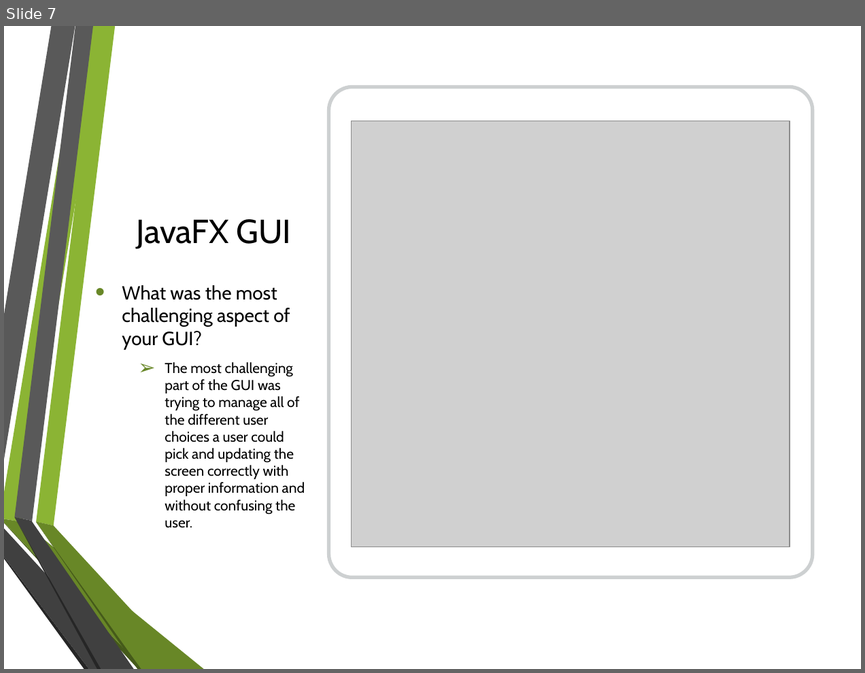
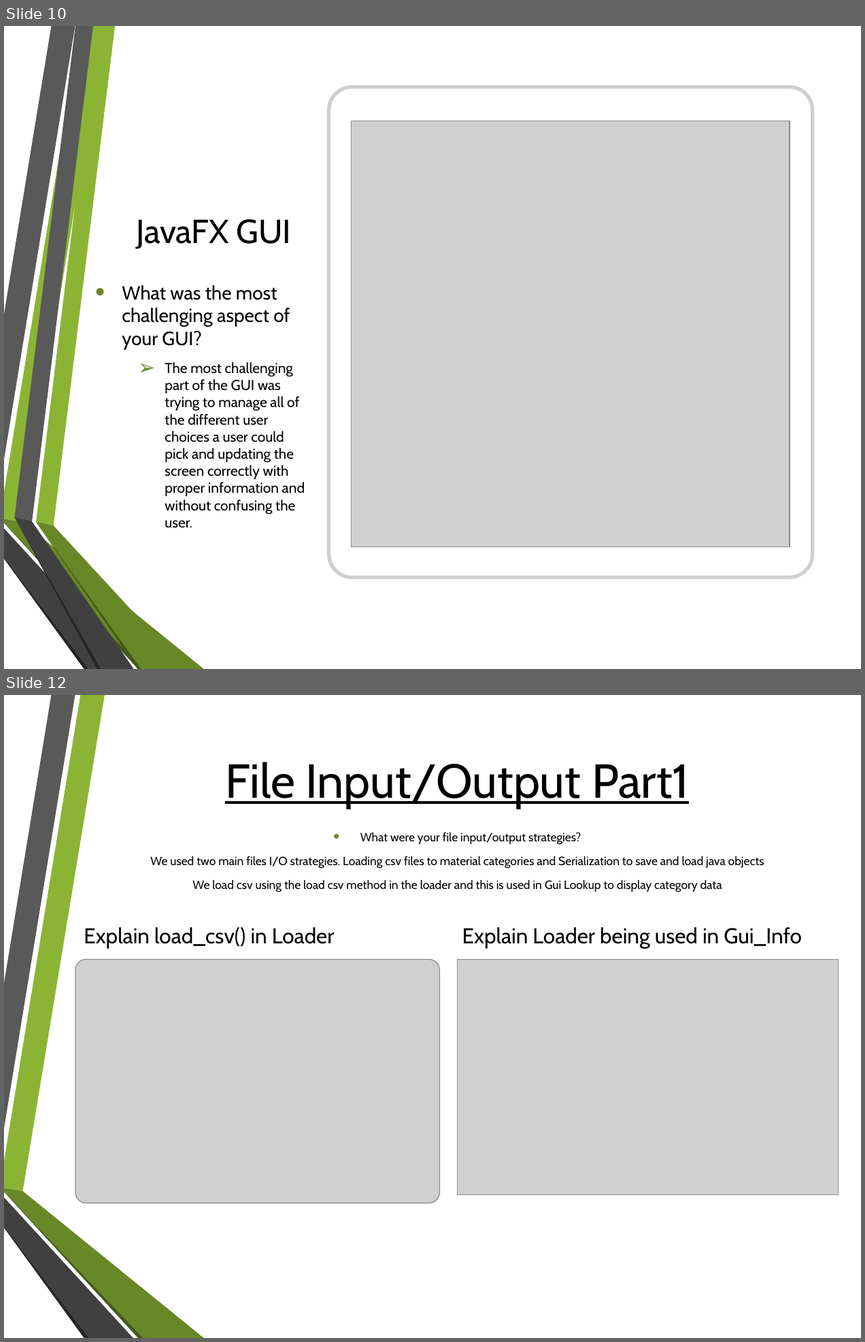
Before and after one commit to clampett/recycling-aid, a slide deck: Recycling Aid Presentation.pptx. Shown one above the other, each under a label of ours: slide 7 before the commit, slides 10 and 12 after it; the slides between them are not shown. The pictures are 865x673 and 865x1342 pixels, drawn with LibreOffice and Linux fonts; fonts in the diff are those of the drawing; grey boxes stand for pictures; background and template pictures are left out. Boxes give left, top, right and bottom in pixels: in the first picture for what was removed or moved away, otherwise in the second. Text is boxed around its words. In the diff, an @@ line names an element or a change of style, - is before the commit and + after.

Commit message:
Added uml pictures and latest ppt

```diff
--- a/Recycling Aid Presentation.pptx
+++ b/Recycling Aid Presentation.pptx
@@ slide 12 added at [4, 695, 861, 1338], background picture (left out); not listed: 6 template elements that a slide beside it also shows @@
@@ title added at [225, 762, 689, 809], 40 pt, text #000000, underline @@
+File Input/Output Part1
@@ text added at [150, 832, 764, 892], 10 pt, text #000000 @@
+• What were your file input/output strategies?
+We used two main files I/O strategies. Loading csv files to material categories and Serialization to save and load java objects
+We load csv using the load csv method in the loader and this is used in Gui Lookup to display category data
@@ text added at [84, 927, 334, 948], 18 pt, text #000000 @@
+Explain load_csv() in Loader
@@ text added at [462, 927, 802, 948], 18 pt, text #000000 @@
+Explain Loader being used in Gui_Info
@@ picture added at [75, 959, 439, 1202] @@
@@ picture added at [458, 959, 838, 1193] @@
@@ what was slide 7 is now slide 10 @@
```
Also in this commit, not shown: 9 slides changed, 5 other slides added, 3 slides removed, 4 other files.
